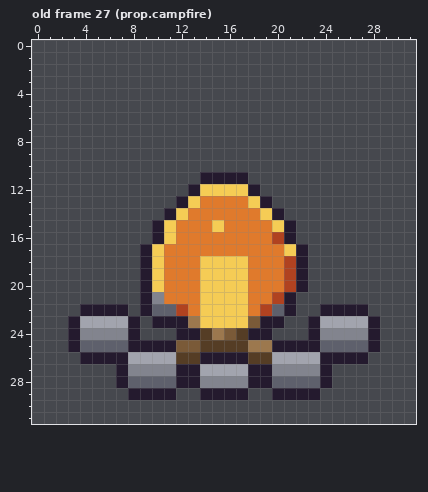
Pixel-art file: assets/aseprite/props.aseprite. That is the earlier state.
32x32 pixels, 35 frames. Shown: old frame 27 (prop.campfire). The commit also changed other frames, which this record leaves out.
New version:
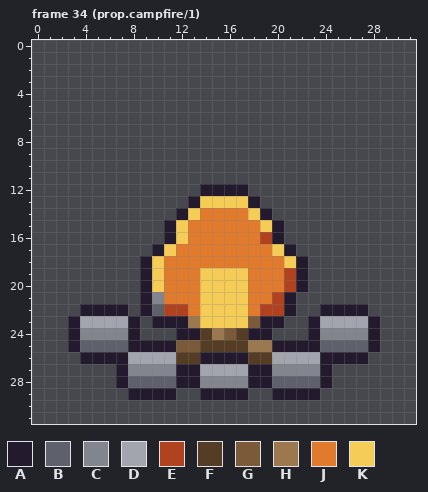
Palette (. is transparent): A #241a2e  B #5e606c  C #82848e  D #a2a4ae  E #b04220  F #553d25  G #7a5a38  H #9c784e  J #e07a2c  K #f5cc55
A new or re-ordered frame is compared with the old frame closest to it.
Diff:
frames 35 -> 49
Changed rows in their new state; - is an unchanged pixel.
Frame 34 (prop.campfire/1) is new; against old frame 27 (prop.campfire):
first column x 9:
11 -----....-----
12 ----.AAAA.----
13 ---.AKKKKA.---
14 --.AK----KA.--
15 -.AK--J---KA.-
16 -.AK------EA.-
17 .AK--------KA.
18 -----JJJJ---K-
first column x 11:
22 E--------E
Where, in picture pixels (left, top, right, bottom), the same in both pictures:
changed: (140, 172, 308, 316)
